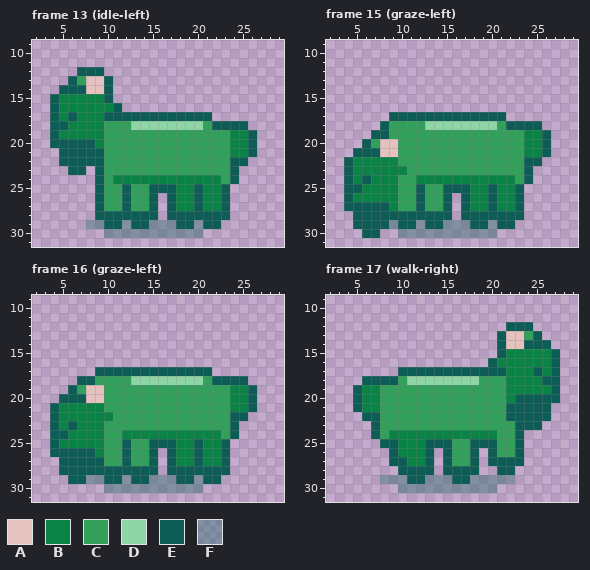
Pixel-art file: assets/aseprite/actor_goat.aseprite. Above is the file before it was changed.
32x32 pixels, 32 frames. Shown: frame 13 (idle-left): x 2..29, y 9..31; frame 15 (graze-left): x 2..29, y 9..31; frame 16 (graze-left): x 2..29, y 9..31; frame 17 (walk-right): x 2..29, y 9..31. The commit also changed other frames, which this record leaves out.
Visible layers, top first: "actor", "shadow".
Palette (. is transparent): A #e5c2c0  B #0c8346  C #329f5b  D #8fd5a6  E #0d5d56  F #0d5d565a
Pixels before, frame 13 (idle-left), first column x 4:
12 ...EEE.................
13 ..ECAAE................
14 .EEEAAE................
15 EBBBBBE................
16 EBBBBBBE...............
17 EBEBBBEEEEEEEEEEEE.....
18 EEBBBBCCCDDDDDDDDCEEEE.
19 EBBBBBCCCCCCCCCCCCCCBBE
20 EEEEEBCCCCCCCCCCCCCCBBE
21 .EEEEECCCCCCCCCCCCCCBBE
22 .EEEEECCCCCCCCCCCCCCEE.
23 ..EE.ECCCCCCCCCCCCCCE..
24 .....ECBBBBBBBBBBBBCE..
25 .....ECCECCEEEBBEBBE...
26 .....ECCECCE.EBBEBBE...
27 .....ECCECCE.EBBEBBE...
28 .....EEEEEEE.EEEEEEE...
29 ....FFEEFEEFFFEEFEE....
30 ......FFFFFFFFFFF......
Pixels before, frame 15 (graze-left), first column x 4:
17 .....EEEEEEEEEEEEE.....
18 ....ECCCCDDDDDDDDCEEEE.
19 ...EECCCCCCCCCCCCCCCBBE
20 ..ECAACCCCCCCCCCCCCCBBE
21 .EEEAACCCCCCCCCCCCCCBBE
22 EBBBBBCCCCCCCCCCCCCCEE.
23 EBBBBBBCCCCCCCCCCCCCE..
24 EBEBBBCCBBBBBBBBBBBCE..
25 EEBBBBCCECCEEEBBEBBE...
26 EBBBBBCCECCE.EBBEBBE...
27 EEEEEBCCECCE.EBBEBBE...
28 .EEEEEEEEEEE.EEEEEEE...
29 .EEEEFEEFEEFFFEEFEE....
30 ..EE..FFFFFFFFFFF......
Pixels before, frame 16 (graze-left), first column x 4:
17 .....EEEEEEEEEEEEE.....
18 ...EECCCCDDDDDDDDCEEEE.
19 ..ECAACCCCCCCCCCCCCCBBE
20 .EEEAACCCCCCCCCCCCCCBBE
21 EBBBBBCCCCCCCCCCCCCCBBE
22 EBBBBBBCCCCCCCCCCCCCEE.
23 EBEBBBCCCCCCCCCCCCCCE..
24 EEBBBBCCBBBBBBBBBBBCE..
25 EBBBBBCCECCEEEBBEBBE...
26 EEEEEBCCECCE.EBBEBBE...
27 .EEEEECCECCE.EBBEBBE...
28 .EEEEEEEEEEE.EEEEEEE...
29 ..EEFFEEFEEFFFEEFEE....
30 ......FFFFFFFFFFF......
Pixels before, frame 17 (walk-right), first column x 5:
12 .................EEE...
13 ................EAACE..
14 ................EAAEEE.
15 ................EBBBBBE
16 ...............EBBBBBBE
17 .....EEEEEEEEEEEEBBBEBE
18 .EEEECDDDDDDDDCCCBBBBEE
19 EBBCCCCCCCCCCCCCCBBBBBE
20 EBBCCCCCCCCCCCCCCBEEEEE
21 EBBCCCCCCCCCCCCCCEEEEE.
22 .EECCCCCCCCCCCCCCEEEEE.
23 ..ECCCCCCCCCCCCCCCEEE..
24 ..ECBBBBBBBBBBBBCCE....
25 ...EEBBBEEECCEEECCE....
26 ....EBBBE.ECCE.ECCE....
27 ....EEBBE.ECCE.EEEE....
28 .....EEEE.EEEE..EE.....
29 ...FFFEEFFFEEFFFFF.....
30 .....FFFFFFFFFFF.......
Once edited:
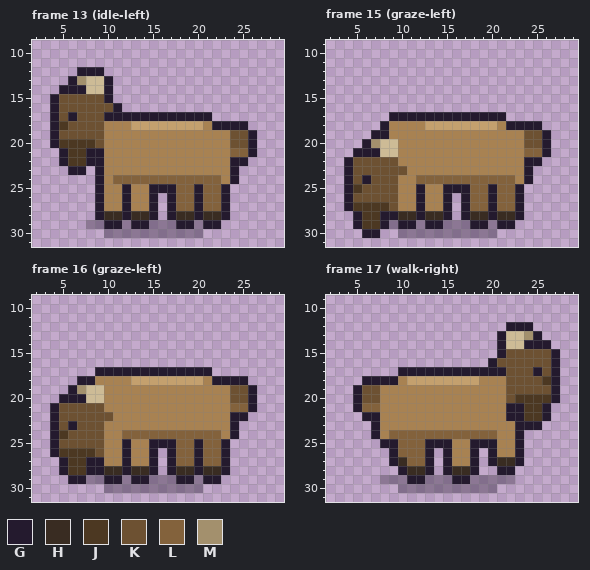
Colours new in this view: G #241a2e  H #392c22  J #4c3822  K #6d5132  L #83623c  M #a3906d
Change:
colour A: #e5c2c0 -> #cdbb96
colour C: #329f5b -> #a88252
colour D: #8fd5a6 -> #c4a06e
colour F: #0d5d565a -> #241a2e5a
Changed rows in their new state; - is a pixel that keeps its letter.
Frame 13 (idle-left), layer "actor":
first column x 4:
12 ---GGG-----------------
13 --GM--G----------------
14 -GGG--G----------------
15 GKKKKKG----------------
16 GKKKKKKG---------------
17 GKGKKKGGGGGGGGGGGG-----
18 GJKKKK------------GGGG-
19 GKKKKK--------------KKG
20 GJJJJK--------------KKG
21 -GJJGG--------------LLG
22 -GJJGG--------------GG-
23 --GG-G--------------G--
24 -----G-LLLLLLLLLLLL-G--
25 -----G--G--GGGLLGLLG---
26 -----G--G--G-GLLGLLG---
27 -----G--G--G-GLLGLLG---
28 -----GHHGHHG-GHHGHHG---
29 ------GG-GG---GG-GG----
Frame 15 (graze-left), layer "actor":
first column x 4:
17 -----GGGGGGGGGGGGG-----
18 ----G-------------GGGG-
19 ---GG---------------KKG
20 --GM----------------KKG
21 -GGG----------------LLG
22 GKKKKK--------------GG-
23 GKKKKKK-------------G--
24 GKGKKK--LLLLLLLLLLL-G--
25 GJKKKK--G--GGGLLGLLG---
26 GKKKKK--G--G-GLLGLLG---
27 GJJJJK--G--G-GLLGLLG---
28 -GJJGGHHGHHG-GHHGHHG---
29 -GJJG-GG-GG---GG-GG----
30 --GG-------------------
Frame 16 (graze-left), layer "actor":
first column x 4:
17 -----GGGGGGGGGGGGG-----
18 ---GG-------------GGGG-
19 --GM----------------KKG
20 -GGG----------------KKG
21 GKKKKK--------------LLG
22 GKKKKKK-------------GG-
23 GKGKKK--------------G--
24 GJKKKK--LLLLLLLLLLL-G--
25 GKKKKK--G--GGGLLGLLG---
26 GJJJJK--G--G-GLLGLLG---
27 -GJJGG--G--G-GLLGLLG---
28 -GJJGGHHGHHG-GHHGHHG---
29 --GG--GG-GG---GG-GG----
Frame 17 (walk-right), layer "actor":
first column x 5:
12 -----------------GGG---
13 ----------------G--MG--
14 ----------------G--GGG-
15 ----------------GKKKKKG
16 ---------------GKKKKKKG
17 -----GGGGGGGGGGGGKKKGKG
18 -GGGG------------KKKKJG
19 GKK--------------KKKKKG
20 GKK--------------KJJJJG
21 GLL--------------GGJJG-
22 -GG--------------GGJJG-
23 --G---------------GGG--
24 --G-LLLLLLLLLLLL--G----
25 ---GGLLLGGG--GGG--G----
26 ----GLLLG-G--G-G--G----
27 ----GHLLG-G--G-GHHG----
28 -----GHHG-GHHG--GG-----
29 ------GG---GG----------
Pixel boxes of the changes (left, top, right, bottom) in both pictures:
changed: (50, 67, 257, 238)
changed: (344, 112, 551, 238)
changed: (50, 367, 257, 493)
changed: (353, 322, 560, 493)
